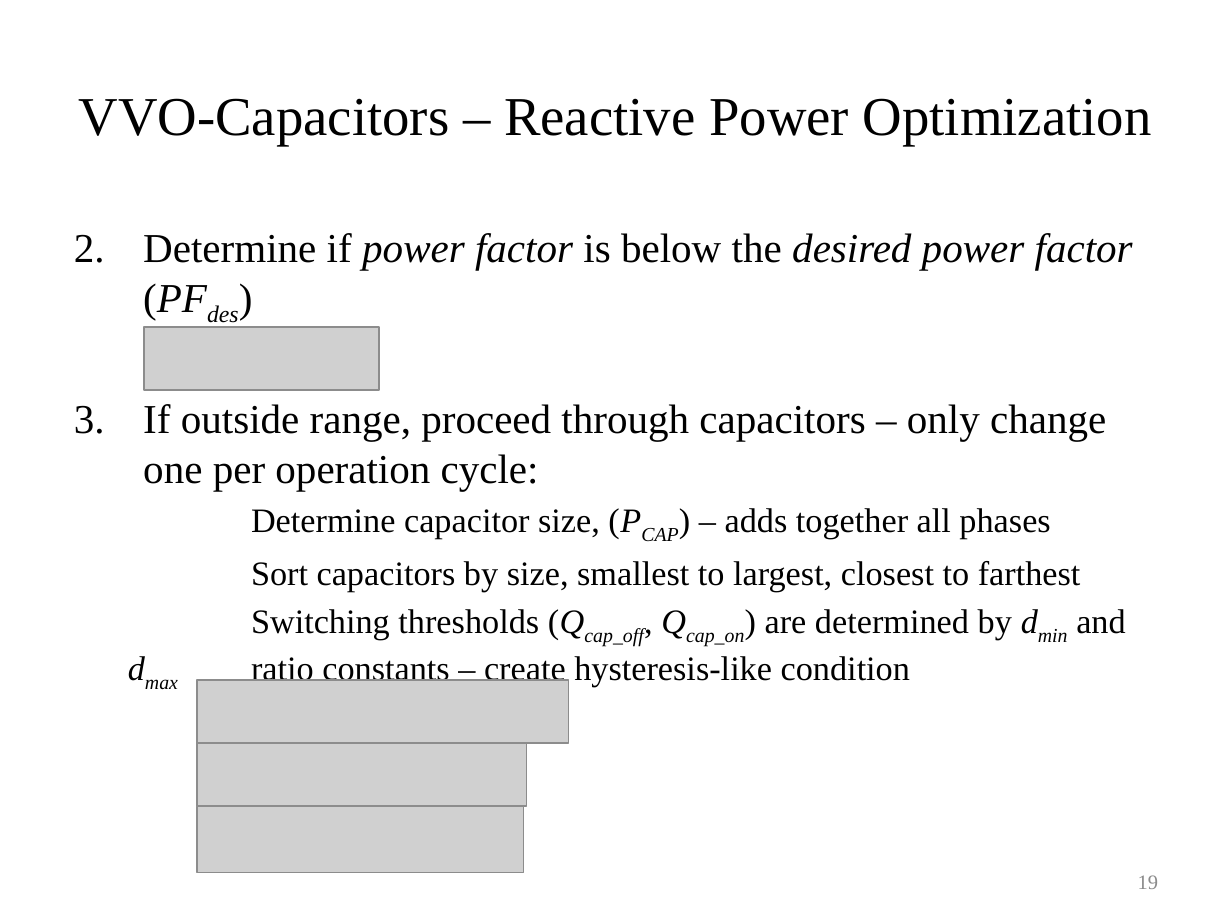
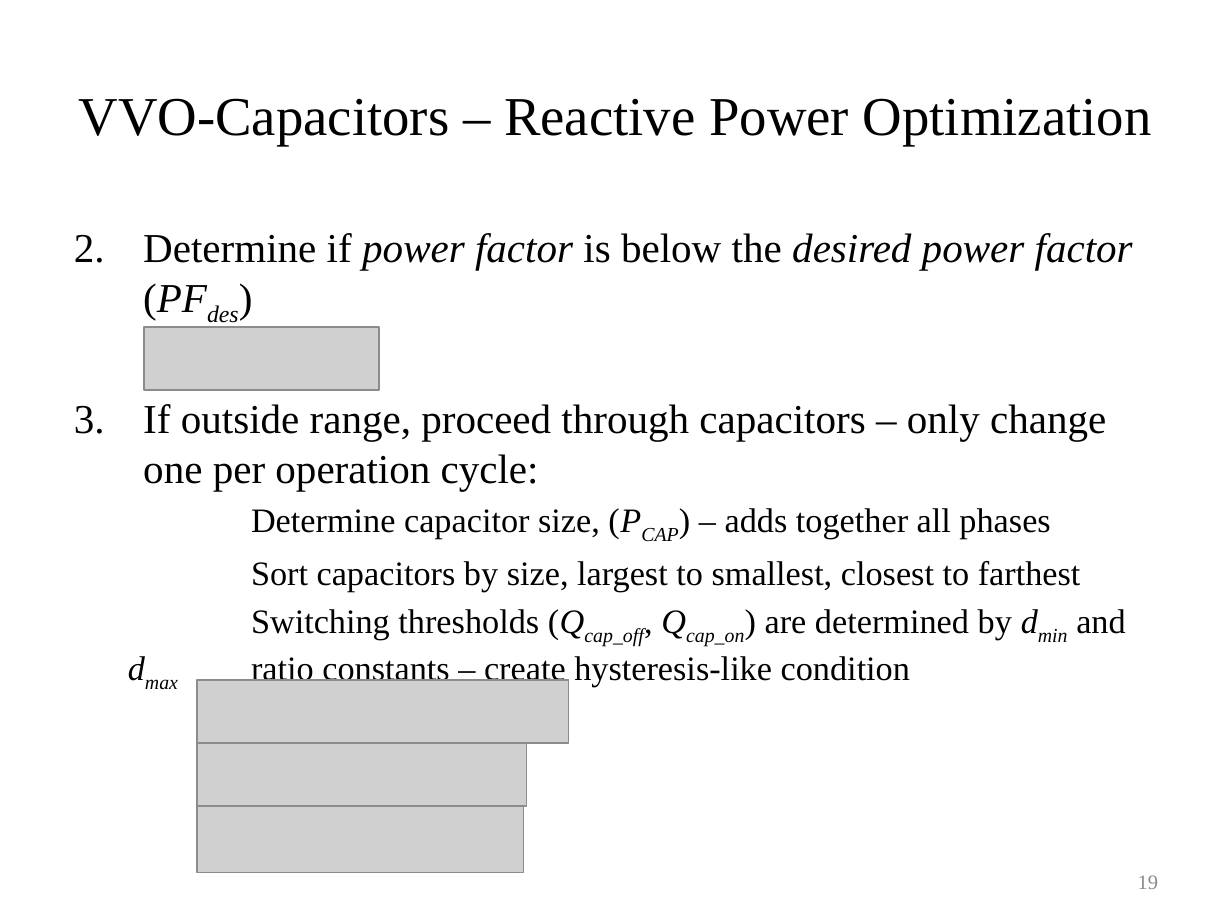
Before and after one commit to gridlab-d/course, a slide deck: slide 19 of University of Washington Class/Module 6 - Volt-VAR Optimization.pptx. Drawn at 1232x924 pixels with LibreOffice and Linux fonts; fonts in the diff are those of the drawing; grey boxes stand for pictures. Boxes give left, top, right and bottom in pixels: in the first picture for what was removed or moved away, otherwise in the second. Text is boxed around its words. In the diff, an @@ line names an element or a change of style, - is before the commit and + after.

Commit message:
Updates to fix typos in Volt-VAR Example

```diff
--- a/University of Washington Class/Module 6 - Volt-VAR Optimization.pptx
+++ b/University of Washington Class/Module 6 - Volt-VAR Optimization.pptx
@@ text at (251, 561, 1081, 592): text changed @@
-  Sort capacitors by size, smallest to largest, closest to farthest
+  Sort capacitors by size, largest to smallest, closest to farthest
```
Also in this commit, not shown: 2 other slides changed.
